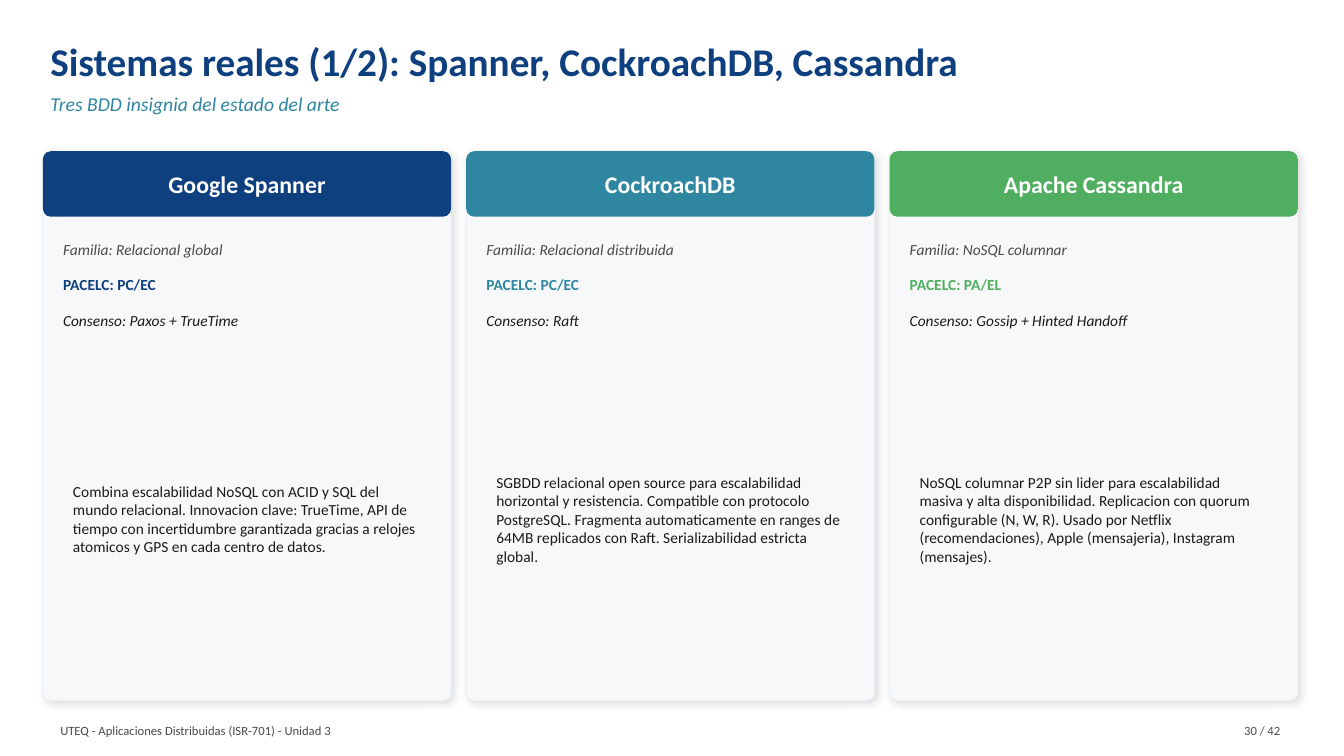
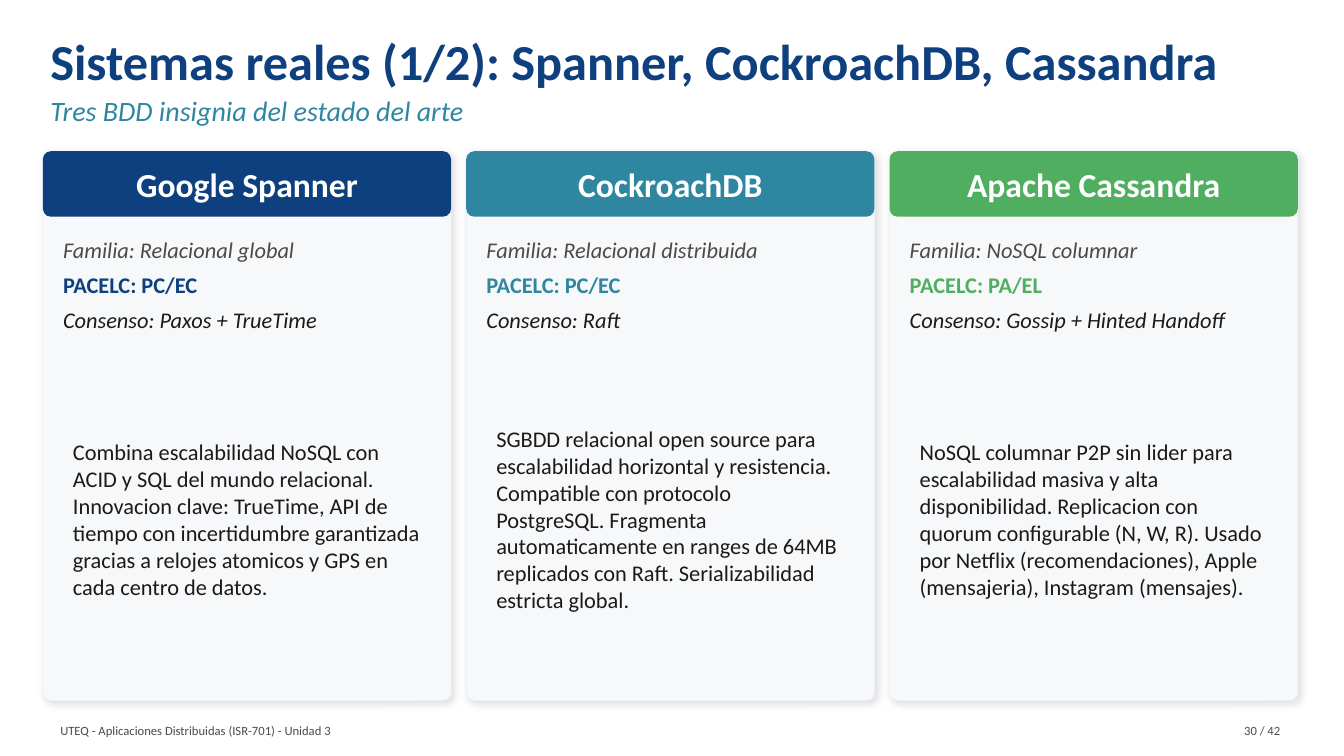
Before and after one commit to gleiston-guerrero/Asignaturas, a slide deck: slide 30 of AplicacionesDistribuidas/Material de clases/BDD_Presentacion.pptx. Drawn at 1344x756 pixels with LibreOffice and Linux fonts; fonts in the diff are those of the drawing. Boxes give left, top, right and bottom in pixels: in the first picture for what was removed or moved away, otherwise in the second. Text is boxed around its words. In the diff, an @@ line names an element or a change of style, - is before the commit and + after.

```diff
--- a/AplicacionesDistribuidas/Material de clases/BDD_Presentacion.pptx
+++ b/AplicacionesDistribuidas/Material de clases/BDD_Presentacion.pptx
@@ text "Sistemas reales (1/2): Spanner, CockroachDB, ..." at (50,43,1217,88): size 28 to 36 pt @@
@@ text "Tres BDD insignia del estado ..." at (50,101,463,126): size 14 to 20 pt @@
@@ size 17 to 24 pt in 3 elements at (136,173,357,203), (578,173,762,198), (967,173,1221,203) @@
@@ size 11 to 16 pt in 12 elements at (63,242,294,262), (63,277,197,294), (63,312,317,328), (73,444,419,595), (486,242,757,258), (486,277,621,294), (486,312,620,328), (496,431,837,612), (910,242,1137,261), (910,277,1042,294), (910,312,1225,332), (920,444,1261,599) @@
```
Also in this commit, not shown: 17 other slides changed.
